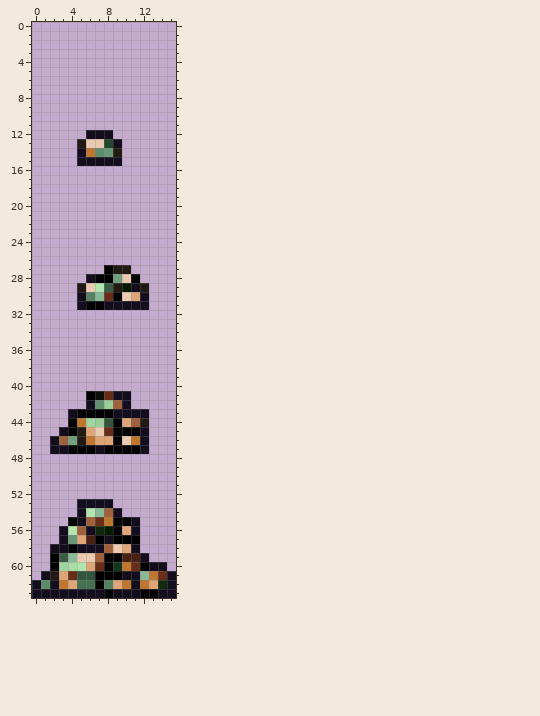
One commit to this pixel-art sprite: Entities/Materials/Raw/Material_Copper.png. The first picture shows the starting point.
The file is 16x64 pixels. Colours within 5 levels of each other are drawn and written as one.
New version:
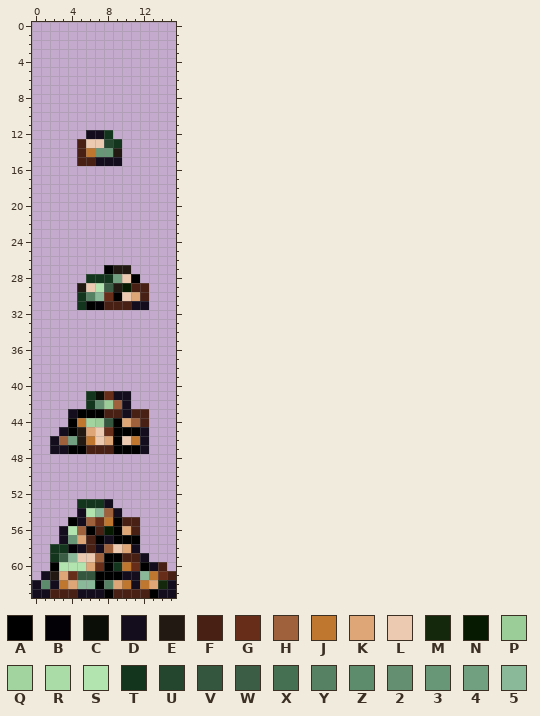
Palette (. is transparent): A #000000  B #030106  C #0b0e06  D #130d1d  E #211912  F #492114  G #672d19  H #9f603c  J #bf762f  K #dea677  L #ebcab1  M #14290c  N #051a00  P #9acd97  Q #a1d49e  R #a9dca6  S #b1e4ae  T #14351d  U #25462e  V #35563e  W #3c5d45  X #457152  Y #568263  Z #5d8c6c  2 #649071  3 #689777  4 #71a080  5 #8ab999
Difference:
@@ x 3..11 @@
 11 .........
-12 ...DDD...
-13 ..ELLUD..
-14 ..DJZ3E..
-15 ..DDDDD..
+12 ...DDT...
+13 ..FLLUT..
+14 ..FJ33E..
+15 ..FFDDD..
 16 .........
@@ x 0..15 @@
 27 ........AEE.....
-28 ......DBA4LA....
-29 .....ELSWENDE...
-30 .....DY5GALKD...
-31 .....DABDDDDD...
+28 ......TTT4LA....
+29 .....ELSWENFF...
+30 .....TY5GALKF...
+31 .....TABFFFDD...
 32 ................
@@ x 4..14 @@
 40 ...........
-41 ..ACGDD....
-42 ..D2PHD....
-43 DAAAADDDD..
-44 AJQPVAKHE..
+41 ..TCGDD....
+42 ..T2PHD....
+43 DAAAFFDFF..
+44 AJQPVAKHF..
 45 AEKLGAAAD..
-46 4EJKKALJD..
-47 AAADAAAAD..
+46 4EJLKALJD..
+47 AAFFFAAAD..
 48 ...........
@@ x 0..15 @@
 52 ................
-53 .....DDDD.......
+53 .....TTTD.......
 54 .....DS5HD......
-55 ....ADHGJAAD....
-56 ...DSHDMNAKD....
+55 ....ADHGJAFF....
+56 ...DSHAFNAKF....
 57 ...D3KFADAAA....
-58 ..DDBDDDHLKD....
-59 ..AW5LLHAAFFD...
-60 ..AQRSKGATJGADD.
-61 .DEKGVVAAADD5JGD
-62 DZDJKXXAYKJDJKMD
-63 DDDDDDDDADDDAADD
+58 ..TTBDFDHLKD....
+59 ..TW5LLHAAFFD...
+60 ..ASSSKGATJGADF.
+61 .DEKGVVAAADD5JGF
+62 DZDJK55AYKJDJKMD
+63 DDFFFDDDAFFFFADD
Boxes around the changes in both pictures, in picture pixels (x1, y1, x2, y2):
changed: (77, 130, 122, 166)
changed: (77, 274, 149, 310)
changed: (86, 391, 149, 454)
changed: (50, 499, 176, 598)
